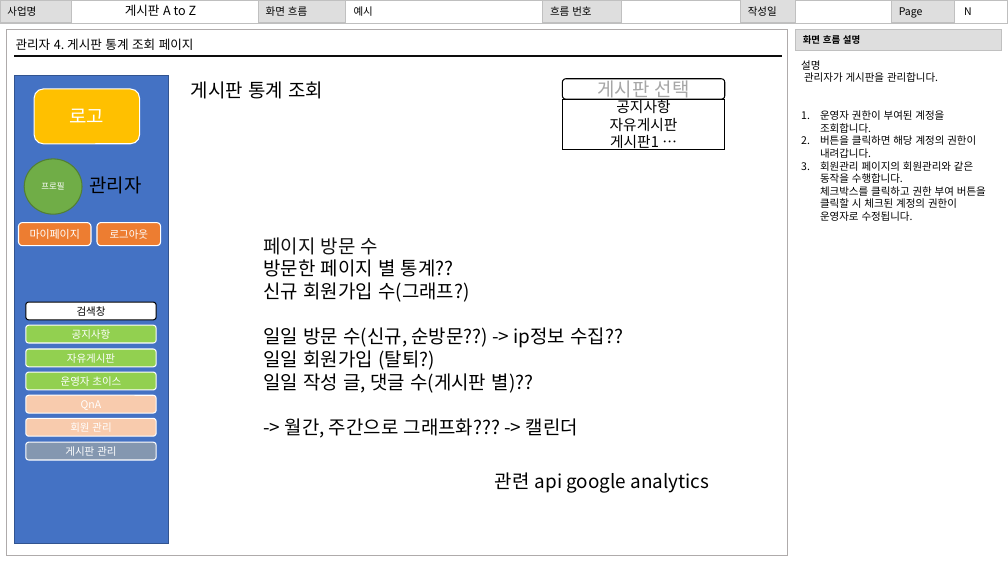
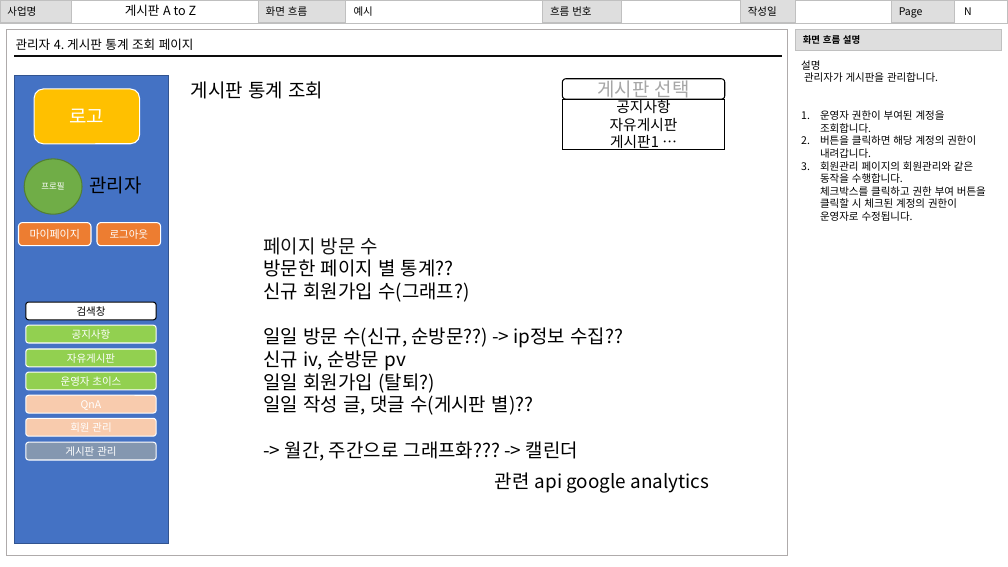
Before and after one commit to gihangShin/test, a slide deck: slide 24 of 화면설계서_2022_07_18.pptx (slide 25 before the commit). Drawn at 1008x567 pixels with LibreOffice and Linux fonts; fonts in the diff are those of the drawing. Boxes give left, top, right and bottom in pixels: in the first picture for what was removed or moved away, otherwise in the second. Text is boxed around its words. In the diff, an @@ line names an element or a change of style, - is before the commit and + after.

```diff
--- a/화면설계서_2022_07_18.pptx
+++ b/화면설계서_2022_07_18.pptx
@@ text at bbox=[263, 346, 406, 371]: paragraph added @@
+신규 iv, 순방문 pv
```
Also in this commit, not shown: 9 other slides changed, 1 slide added, 2 slides removed, 1 other file.
